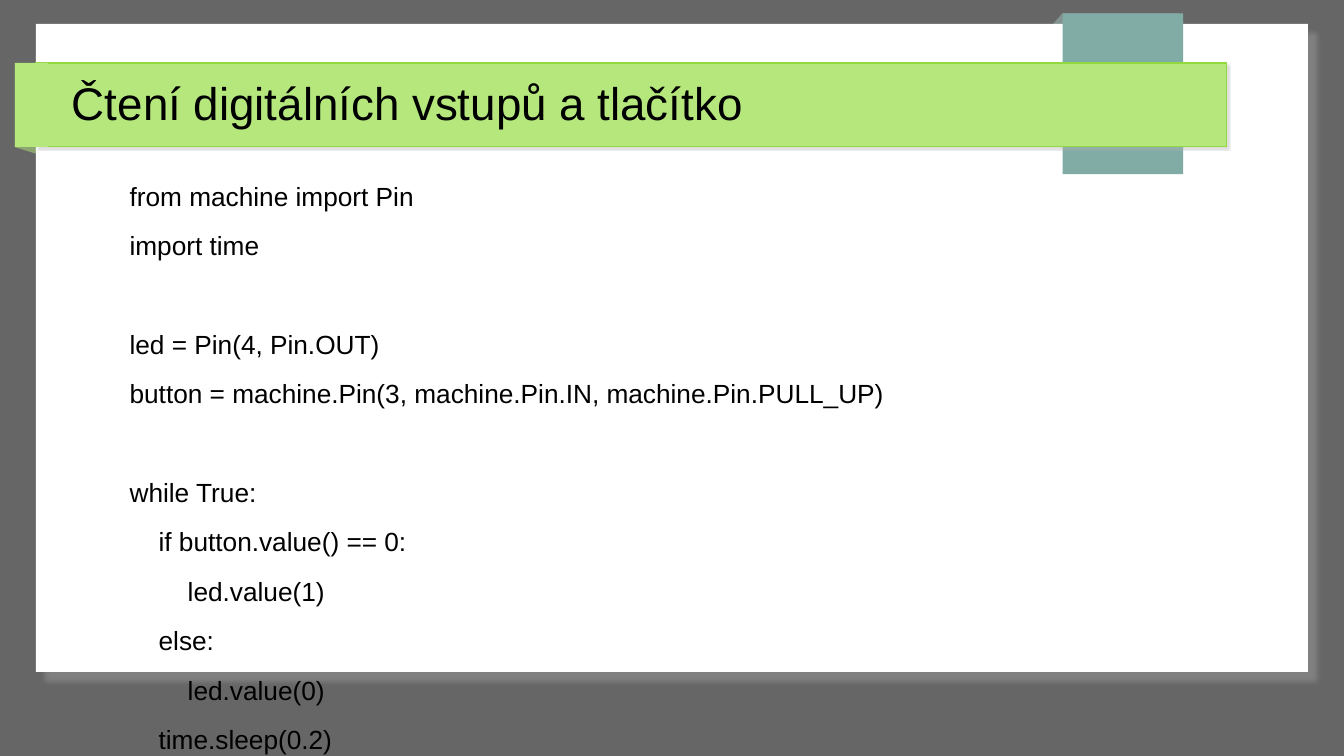
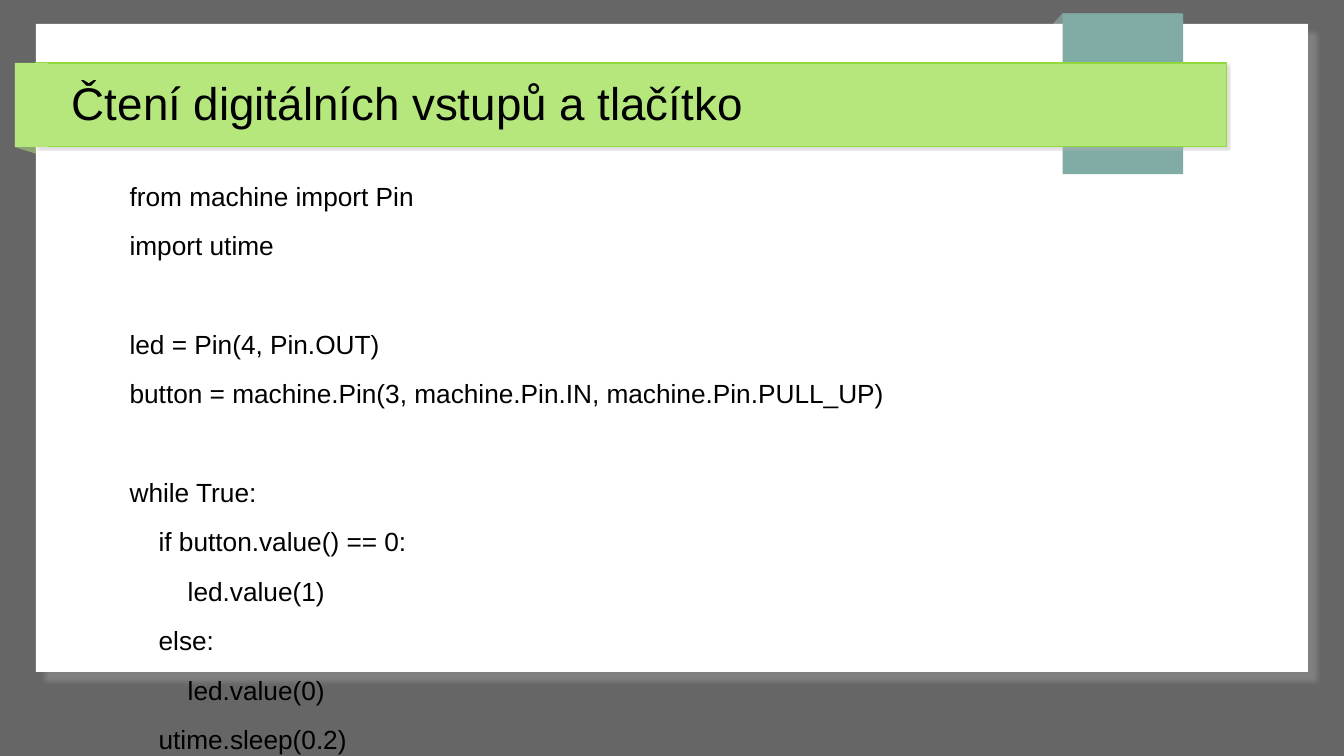
Before and after one commit to MartinPenicka/ArduinoDay, a slide deck: slide 19 of RaspberryPiPico_MicroPython_Introduction/prezentace/rpi_prezentace.odp (slide 15 before the commit). Drawn at 1344x756 pixels with LibreOffice and Linux fonts; fonts in the diff are those of the drawing. Boxes give left, top, right and bottom in pixels: in the first picture for what was removed or moved away, otherwise in the second. Text is boxed around its words. In the diff, an @@ line names an element or a change of style, - is before the commit and + after.

```diff
--- a/RaspberryPiPico_MicroPython_Introduction/prezentace/rpi_prezentace.odp
+++ b/RaspberryPiPico_MicroPython_Introduction/prezentace/rpi_prezentace.odp
@@ text at (130,236,274,261): text changed @@
-import time
+import utime
@@ text at (159,730,347,755): text changed @@
-time.sleep(0.2)
+utime.sleep(0.2)
```
Also in this commit, not shown: 9 other slides changed, 5 slides added, 4 other files.
